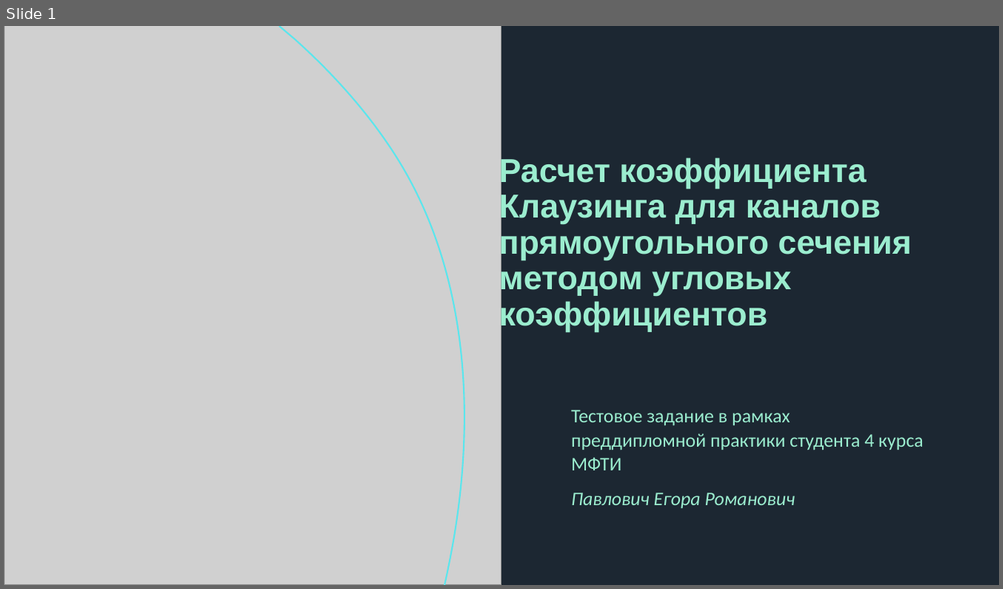
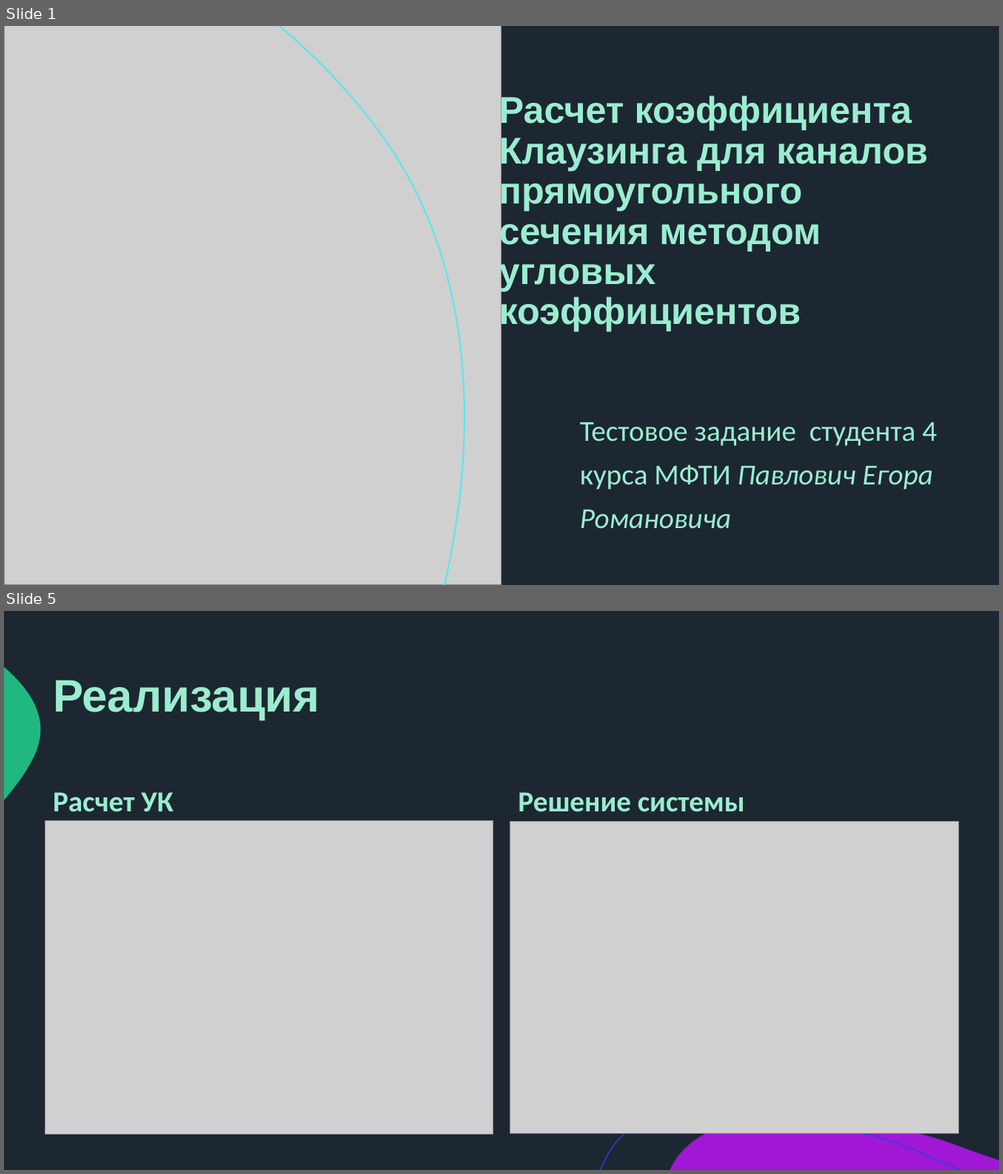
Before and after one commit to eprush/MethodOfAngularCoefficients, a slide deck: Presentation/Тестовое задание.pptx. Shown one above the other, each under a label of ours: slide 1 before the commit, slides 1 and 5 after it; the slides between them are not shown. The pictures are 1003x589 and 1003x1174 pixels, drawn with LibreOffice and Linux fonts; fonts in the diff are those of the drawing; grey boxes stand for pictures. Boxes give left, top, right and bottom in pixels: in the first picture for what was removed or moved away, otherwise in the second. Text is boxed around its words. In the diff, an @@ line names an element or a change of style, - is before the commit and + after.

```diff
--- a/Presentation/Тестовое задание.pptx
+++ b/Presentation/Тестовое задание.pptx
@@ slide 5 added at (4,611,999,1170), background #1C2732; not listed: 3 template elements that a slide beside it also shows @@
@@ title added at (53,680,320,721), 44 pt, text #9BEDCF, bold @@
+Реализация
@@ text added at (53,792,173,812), 28 pt, text #9BEDCF, bold @@
+Расчет УК
@@ text added at (518,792,745,812), 28 pt, text #9BEDCF, bold @@
+Решение системы
@@ picture added at (45,821,493,1135) @@
@@ picture added at (511,821,959,1134) @@
@@ slide 1 changed as well @@
@@ title "Расчет коэффициента Клаузинга для каналов ...": place and size @@
-title "Расчет коэффициента Клаузинга для каналов ..." at (499,156,911,332)
+title "Расчет коэффициента Клаузинга для каналов ..." at (499,93,928,332)
@@ title "Расчет коэффициента Клаузинга для каналов ..." at (499,93,928,332): size 32 to 36 pt @@
@@ subtitle at (580,423,936,529): text changed; size 18.5 to 28 pt @@
-Тестовое задание в рамках преддипломной практики студента 4 курса МФТИ
-Павлович Егора Романович
+Тестовое задание студента 4 курса МФТИ Павлович Егора Романовича
```
Also in this commit, not shown: 1 other slide changed, 3 other slides added, 1 slide removed, 14 other files.
